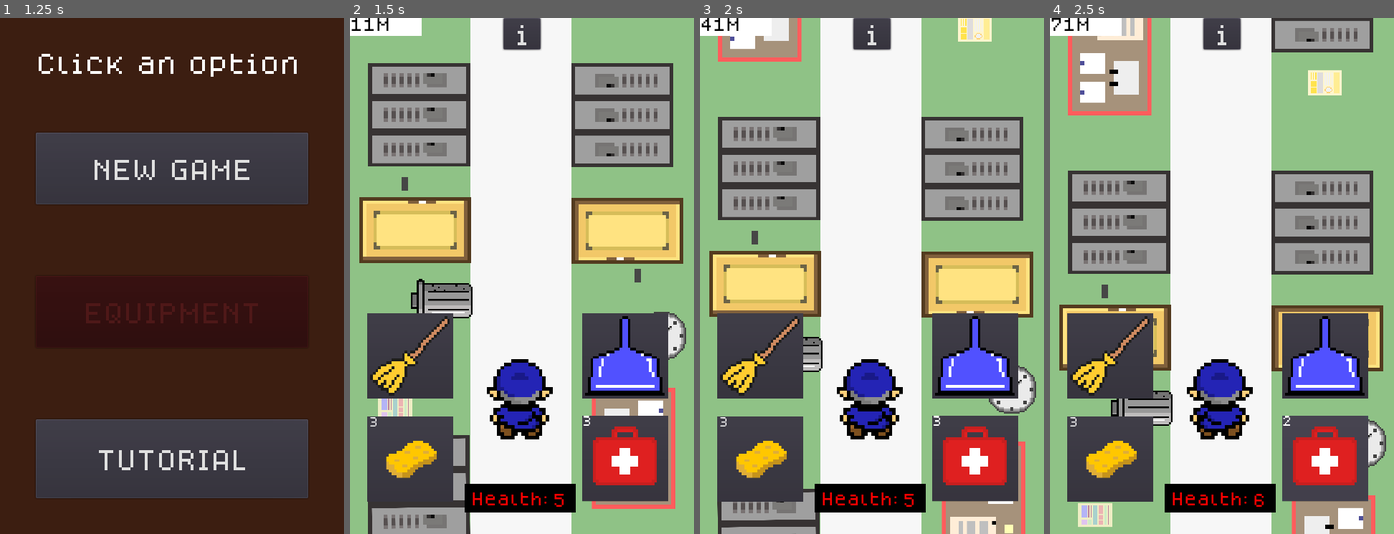
Above: before the commit, frames 1-4 (left to right).
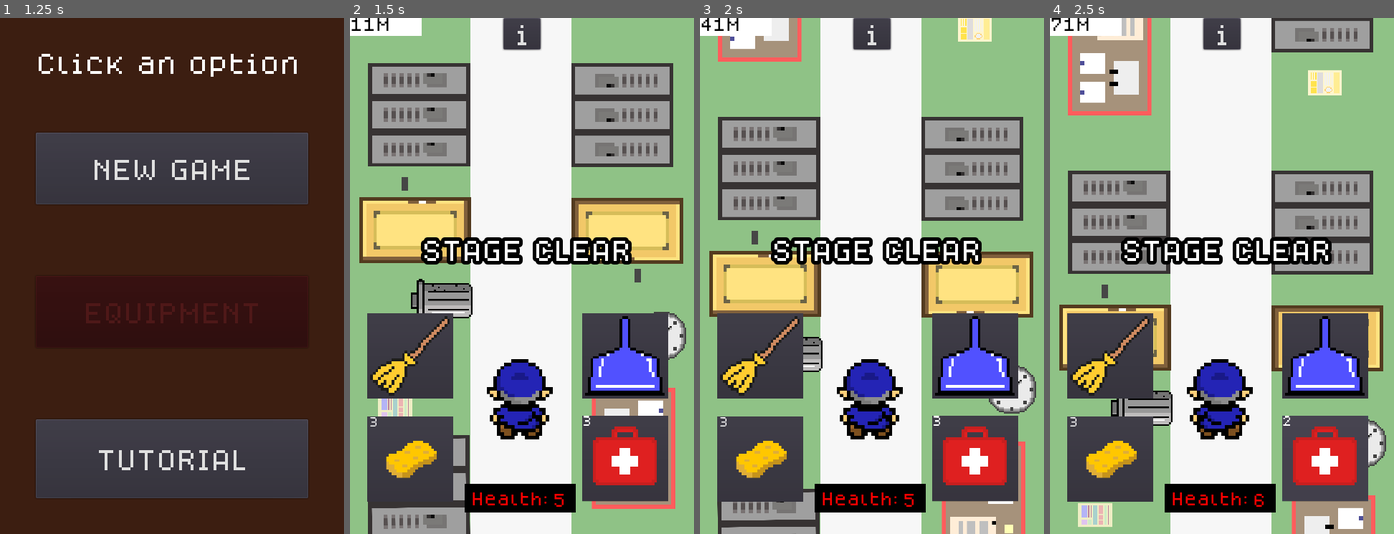
Above: after the commit, the same moments.

Repository: TheBroham7/Project-Sweep
Game: Godot game, scene res://scenes/title_screen.tscn
Same seed, same stepped clock (60 frames per second), same inputs: the game is played once before the commit and once after it.
Inputs (mouse positions are in pixels of both pictures, inside the frame that each line leads up to):
- Up to frame 1 (1.25 s): click "Click to Start" at 0.5 s
- Up to frame 2 (1.5 s): click "NEW GAME" at 1.25 s
- Up to frame 3 (2 s): no input
- Up to frame 4 (2.5 s): click (1325, 456) at 2 s

Frame 1 is identical in both runs. In frame 2, 2.5% of the frame differs, in the area x 20-82%, y 42-48%; in frame 3, 2.5%; in frame 4, 2.5%.

Commit message:
stage-clear
added a label to appear when the player clears the level

Diff:
--- a/scenes/classroom_boss.tscn
+++ b/scenes/classroom_boss.tscn
@@ -25,7 +25,7 @@
 scale = Vector2( 0.1, 0.1 )
 frames = SubResource( 1 )
 animation = "attack"
-frame = 1
+frame = 2
 playing = true
 
 [node name="CollisionShape2D" type="CollisionShape2D" parent="."]
--- a/scenes/main.tscn
+++ b/scenes/main.tscn
@@ -119,6 +119,14 @@
 custom_fonts/font = SubResource( 2 )
 text = "GAME OVER"
 
+[node name="Stage_clear" type="Label" parent="."]
+margin_left = 100.0
+margin_top = 311.0
+margin_right = 364.0
+margin_bottom = 374.0
+custom_fonts/font = SubResource( 2 )
+text = "STAGE CLEAR"
+
 [connection signal="boss_is_spawned" from="." to="Player" method="_on_main_boss_is_spawned"]
 [connection signal="body_entered" from="Player" to="Player" method="_on_Player_body_entered"]
 [connection signal="dead" from="Player" to="." method="game_over"]
